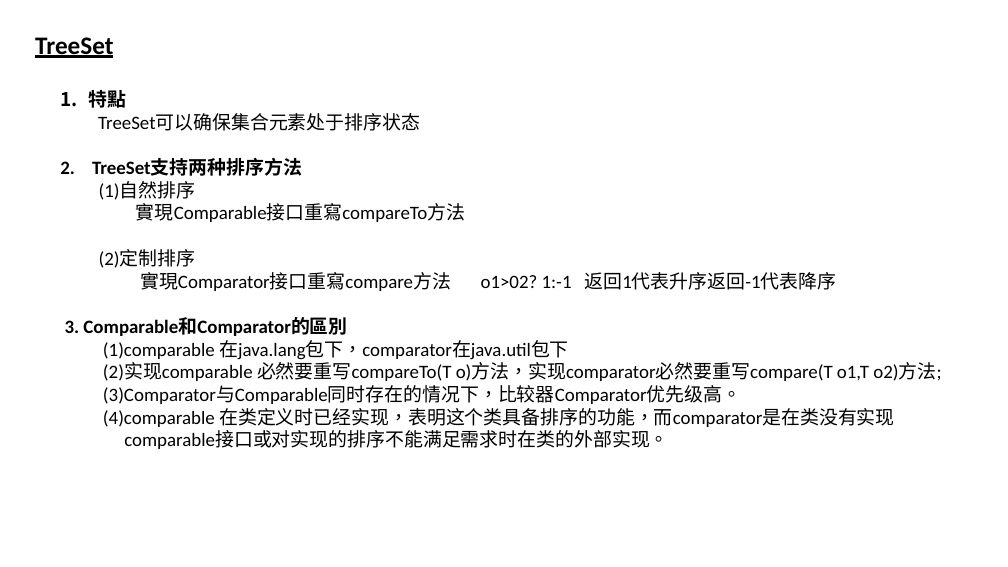
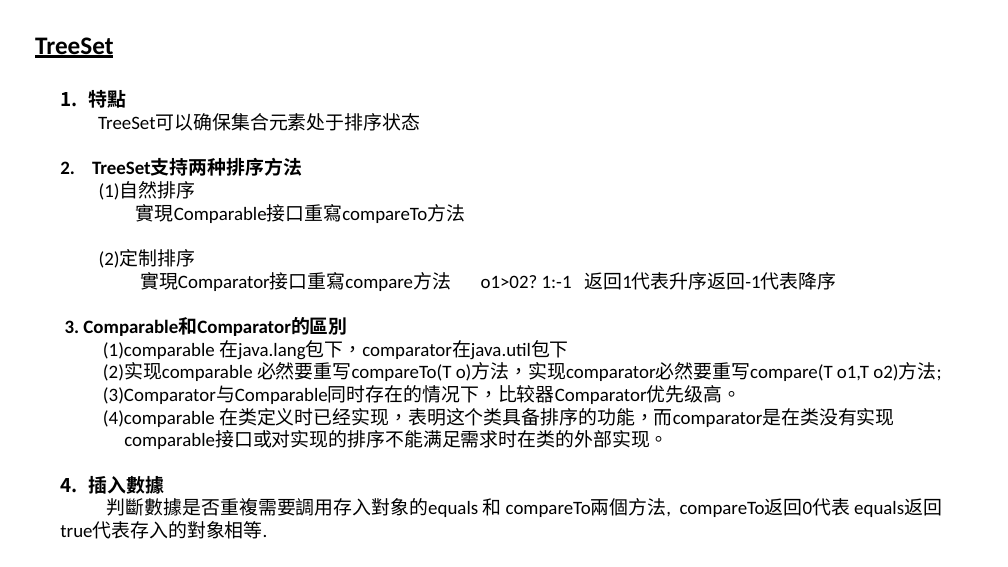
Before and after one commit to luchaojun/ChaojunStudy, a slide deck: slide 4 of JavaStudy/JavaStudyNote/Collection-Map/Java_Set.pptx. Drawn at 1008x567 pixels with LibreOffice and Linux fonts; fonts in the diff are those of the drawing. Boxes give left, top, right and bottom in pixels: in the first picture for what was removed or moved away, otherwise in the second. Text is boxed around its words. In the diff, an @@ line names an element or a change of style, - is before the commit and + after.

Commit message:
Save data in TreeSet, need to use equals and compareTo method

```diff
--- a/JavaStudy/JavaStudyNote/Collection-Map/Java_Set.pptx
+++ b/JavaStudy/JavaStudyNote/Collection-Map/Java_Set.pptx
@@ text at box(89, 476, 850, 517): paragraphs added @@
+4. 插入數據
+判斷數據是否重複需要調用存入對象的equals 和 compareTo兩個方法, compareTo返回0代表 equals返回true代表存入的對象相等.
```
